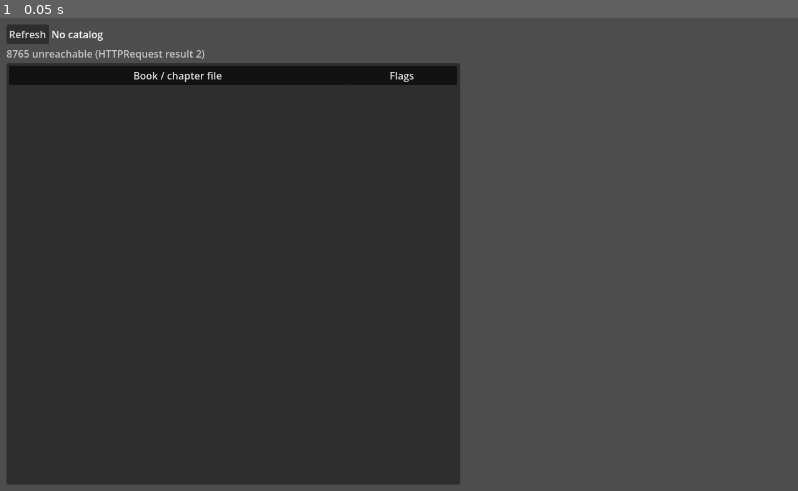
Above: before the commit, frame 1.
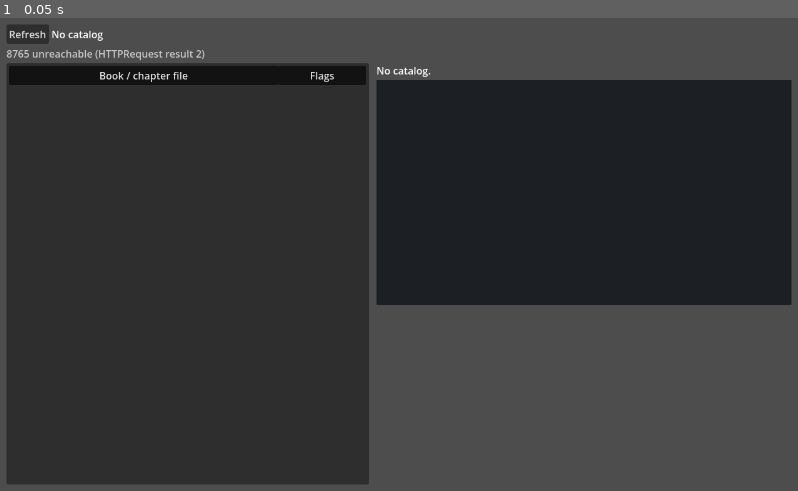
Above: after the commit, the same moment.

Repository: SmokesBowls/godotnew
Game: Godot game, scene res://main.tscn
Same seed, same stepped clock (60 frames per second), same inputs: the game is played once before the commit and once after it.
Inputs:
- Up to frame 1 (0.05 s): no input

The runs differ from the first frame. In frame 1, 25% of the frame differs, in the area x 12-100%, y 9-99%.

Commit message:
feat: S03a draw a chapter candidate's entities as placeholder capsules
Harvested from the Semantic donor (spawn, disk hydration, SemanticActor,
capsule fallback) without its 5x5 debug remap, Boot, 8080 or terrain.
Selecting a chapter fetches /chapters/extraction and /assets/active from
8765; a CANDIDATE's first game scene is drawn with positions exactly as
supplied, labelled placeholder layout. No candidate -> nothing drawn;
no asset pack -> labelled built-in capsules. tests/s03a_check.py covers
both against a fixture 8765.

Co-Authored-By: Claude Opus 5.5 <noreply@anthropic.com>

Diff:
--- a/main.gd
+++ b/main.gd
@@ -3,21 +3,31 @@
 ## chapter, its Mettaext extraction (GET 8765 /chapters/extraction) labelled as a candidate (M01c).
 ## No cache: the list is fetched when the selector opens and on every Refresh, and cleared on any
 ## failure so a stale list is never shown as current. Godot decides nothing about the catalog.
+## S03a: a candidate's first game scene is drawn in a static 3D view as placeholder capsules, styled
+## by the active asset pack (GET 8765 /assets/active). Missing extraction and missing asset pack are
+## separate states: no candidate -> nothing drawn; no pack -> labelled built-in capsules.
 
 const DEFAULT_BASE_URL := "http://127.0.0.1:8765"
 const CATALOG_PATH := "/chapters/catalog"
 const EXTRACTION_PATH := "/chapters/extraction"
+const ASSETS_PATH := "/assets/active"
 const FLAG_COLOR := Color(1.0, 0.72, 0.3)
 
 var base_url: String = OS.get_environment("ENGAIN_TIER1_URL") if OS.has_environment("ENGAIN_TIER1_URL") else DEFAULT_BASE_URL
 var _selftest := OS.get_cmdline_user_args().has("--selftest")
 ## --extract-check=<catalog_id>: with --selftest, also fetch that chapter's extraction and print it.
 var _extract_check := ""
+## --screenshot=<png path>: with --extract-check, save the window once the scene is drawn (needs a display).
+var _screenshot := ""
 
 var _http: HTTPRequest
 var _xhttp: HTTPRequest  # extraction requests; separate so a catalog refresh never collides
 var _x_catalog_id := ""
 var _x_entry_text := ""
+var _x_reply: Variant = null  # {code, data} of the current selection's extraction answer
+var _a_reply: Variant = null  # resolved asset pack for the current selection
+var _ahttp: HTTPRequest
+var _scene_view: Node
 var _summary: Label
 var _status: Label
 var _refresh: Button
@@ -35,9 +45,15 @@
 	_xhttp.timeout = 15.0
 	add_child(_xhttp)
 	_xhttp.request_completed.connect(_on_extraction_completed)
+	_ahttp = HTTPRequest.new()
+	_ahttp.timeout = 15.0
+	add_child(_ahttp)
+	_ahttp.request_completed.connect(_on_assets_completed)
 	for arg in OS.get_cmdline_user_args():
 		if arg.begins_with("--extract-check="):
 			_extract_check = arg.trim_prefix("--extract-check=")
+		elif arg.begins_with("--screenshot="):
+			_screenshot = arg.trim_prefix("--screenshot=")
 	refresh()
 
 
@@ -98,6 +114,7 @@
 		Time.get_time_string_from_system(), base_url, CATALOG_PATH, vault.get("root", "?"),
 		(vault.get("authority_fields", {}) as Dictionary).get("root", "?")]
 	_detail.text = "Select a chapter file to see its catalog entry."
+	_scene_view.show_message("Select a chapter to view its extracted entities.")
 
 	if _selftest:
 		var ok := shown == int(catalog.get("chapter_count", -1))
@@ -115,6 +132,7 @@
 	_summary.text = "No catalog"
 	_status.text = message
 	_detail.text = ""
+	_scene_view.show_message("No catalog.")
 	if _selftest:
 		print("[selftest] FAIL: ", message)
 		get_tree().quit(1)
@@ -141,20 +159,32 @@
 
 func _request_extraction(catalog_id: String) -> void:
 	_xhttp.cancel_request()  # a newer selection replaces any request still in flight
+	_ahttp.cancel_request()
 	_x_catalog_id = catalog_id
+	_x_reply = null
+	_a_reply = null
+	_scene_view.show_message("Loading %s ..." % catalog_id)
+	if _ahttp.request(base_url + ASSETS_PATH) != OK:
+		_a_reply = {"ok": false, "problems": ["could not start /assets/active request"]}
 	_detail.text = _x_entry_text + "\n\n[b]Mettaext extraction[/b]\nLoading ..."
 	var err := _xhttp.request("%s%s?catalog_id=%s" % [base_url, EXTRACTION_PATH, catalog_id.uri_encode()])
 	if err != OK:
 		_show_extraction("[color=#ff8080]Could not start request (error %d)[/color]" % err)
+		_x_reply = {"code": 0, "data": {"extraction": "request_not_started"}}
+		_try_render()
 
 
 func _on_extraction_completed(result: int, code: int, _headers: PackedStringArray, body: PackedByteArray) -> void:
 	if result != HTTPRequest.RESULT_SUCCESS:
 		_show_extraction("[color=#ff8080]8765 unreachable (HTTPRequest result %d)[/color]" % result)
+		_x_reply = {"code": 0, "data": {"extraction": "8765 unreachable"}}
+		_try_render()
 		return
 	var data: Variant = JSON.parse_string(body.get_string_from_utf8())
 	if not data is Dictionary:
 		_show_extraction("[color=#ff8080]HTTP %d: response is not a JSON object[/color]" % code)
+		_x_reply = {"code": code, "data": {"extraction": "invalid response"}}
+		_try_render()
 		return
 	var d: Dictionary = data
 	if str(d.get("catalog_id", _x_catalog_id)) != _x_catalog_id:
@@ -181,9 +211,51 @@
 		_:
 			lines.append("[color=#ff8080]HTTP %d: %s[/color]" % [code, str(d.get("extraction", d.get("message", "error")))])
 	_show_extraction("\n".join(lines))
+	_x_reply = {"code": code, "data": d}
+	_try_render()
+
+
+func _on_assets_completed(result: int, code: int, _headers: PackedStringArray, body: PackedByteArray) -> void:
+	var data: Variant = JSON.parse_string(body.get_string_from_utf8()) if result == HTTPRequest.RESULT_SUCCESS else null
+	var pack: Dictionary = (data as Dictionary).get("asset_pack", {}) if data is Dictionary else {}
+	if result != HTTPRequest.RESULT_SUCCESS:
+		_a_reply = {"ok": false, "problems": ["8765 unreachable (HTTPRequest result %d)" % result]}
+	elif code == 200 and pack.get("status") == "ok" and pack.get("manifest") is Dictionary:
+		_a_reply = {"ok": true, "pack_id": pack.get("asset_pack_id"), "manifest": pack["manifest"]}
+	else:
+		var problems: Array = pack.get("problems", []) if not pack.is_empty() else ["HTTP %d from %s" % [code, ASSETS_PATH]]
+		_a_reply = {"ok": false, "problems": problems}
+	_try_render()
+
+
+## Draws only when both answers for the current selection are in. Only a candidate is drawn.
+func _try_render() -> void:
+	if _x_reply == null or _a_reply == null:
+		return
+	var code: int = _x_reply.code
+	var d: Dictionary = _x_reply.data
+	var state := str(d.get("extraction", ""))
+	var scenes: Dictionary = d.get("game_scenes", {}) if state == "candidate" else {}
+	var stats := {}
+	if scenes.is_empty():
+		_scene_view.show_message("[color=#ff8080][b]No scene drawn[/b][/color] — extraction %s (HTTP %d). Nothing here is accepted or placed." % [
+			state if not state.is_empty() else "unavailable", code])
+	else:
+		var keys := scenes.keys()
+		keys.sort()
+		# shortcut: draws the first game scene only (every current chapter has one); add a scene picker when one has more.
+		var label := "%s%s" % [keys[0], "  (1 of %d scenes)" % keys.size() if keys.size() > 1 else ""]
+		stats = _scene_view.render(scenes[keys[0]], label, _a_reply)
 	if _selftest and not _extract_check.is_empty():
-		var scene_count := (d.get("game_scenes", {}) as Dictionary).size()
-		print("[selftest] extraction catalog_id=%s http=%d state=%s scenes=%d" % [_x_catalog_id, code, state, scene_count])
+		print("[selftest] extraction catalog_id=%s http=%d state=%s scenes=%d" % [_x_catalog_id, code, state, scenes.size() if state == "candidate" else (d.get("game_scenes", {}) as Dictionary).size()])
+		print("[selftest] render actors=%d assets=%s ids=%s skipped_missing_position=%d" % [
+			_scene_view.actor_count(), str(_a_reply.get("pack_id")) if _a_reply.ok else "unavailable",
+			",".join(PackedStringArray(stats.get("ids", []))), int(stats.get("skipped_missing_position", 0))])
+		if not _screenshot.is_empty():
+			for i in 4:
+				await RenderingServer.frame_post_draw
+			var err := get_viewport().get_texture().get_image().save_png(_screenshot)
+			print("[selftest] screenshot %s %s" % [_screenshot, "saved" if err == OK else "FAILED %d" % err])
 		get_tree().quit(0 if code in [200, 404] else 1)
 
 
@@ -270,9 +342,19 @@
 	_tree.item_selected.connect(_on_item_selected)
 	split.add_child(_tree)
 
+	var right := VSplitContainer.new()
+	right.size_flags_horizontal = Control.SIZE_EXPAND_FILL
+	right.size_flags_stretch_ratio = 1.6
+	split.add_child(right)
+	_scene_view = preload("res://scene_view.gd").new()
+	_scene_view.size_flags_vertical = Control.SIZE_EXPAND_FILL
+	_scene_view.size_flags_stretch_ratio = 1.4
+	right.add_child(_scene_view)
+
 	_detail = RichTextLabel.new()
 	_detail.bbcode_enabled = true
 	_detail.selection_enabled = true
 	_detail.size_flags_horizontal = Control.SIZE_EXPAND_FILL
-	_detail.custom_minimum_size = Vector2(420, 0)
-	split.add_child(_detail)
+	_detail.custom_minimum_size = Vector2(420, 160)
+	_detail.size_flags_vertical = Control.SIZE_EXPAND_FILL
+	right.add_child(_detail)
--- /dev/null
+++ b/scene_view.gd
@@ -0,0 +1,150 @@
+extends VBoxContainer
+## S03a static scene view: renders one Mettaext candidate scene's entities as placeholder capsules.
+## Display only. Never talks to 8080; positions are shown exactly as supplied (Pass 5 synthetic
+## layout), labelled as placeholder layout; no terrain or environment is inferred from the text.
+## Spawn/hydrate logic harvested from the Semantic donor (Main.gd _spawn_bridge_entity,
+## hydrate_from_snapshot_payload, _disk_position_dict).
+
+const ActorScene := preload("res://semantic_actor.tscn")
+const PLACEMENT_NOTE := "placeholder layout — not narrative placement (positions as supplied by the extraction)"
+
+var _banner: RichTextLabel
+var _actors: Node3D
+var _camera: Camera3D
+
+
+func _ready() -> void:
+	_banner = RichTextLabel.new()
+	_banner.bbcode_enabled = true
+	_banner.fit_content = true
+	_banner.scroll_active = false
+	add_child(_banner)
+
+	var container := SubViewportContainer.new()
+	container.stretch = true
+	container.size_flags_vertical = Control.SIZE_EXPAND_FILL
+	container.custom_minimum_size = Vector2(0, 240)
+	add_child(container)
+	var vp := SubViewport.new()
+	vp.own_world_3d = true  # this view's world is never shared with anything else
+	container.add_child(vp)
+
+	var env := Environment.new()
+	env.background_mode = Environment.BG_COLOR
+	env.background_color = Color(0.11, 0.12, 0.14)
+	env.ambient_light_source = Environment.AMBIENT_SOURCE_COLOR
+	env.ambient_light_color = Color(0.6, 0.6, 0.65)
+	var world_env := WorldEnvironment.new()
+	world_env.environment = env
+	vp.add_child(world_env)
+	var sun := DirectionalLight3D.new()
+	sun.rotation_degrees = Vector3(-50, -30, 0)
+	vp.add_child(sun)
+	_camera = Camera3D.new()
+	_camera.fov = 50
+	vp.add_child(_camera)
+	_actors = Node3D.new()
+	_actors.name = "Actors"
+	vp.add_child(_actors)
+	show_message("Select a chapter to view its extracted entities.")
+
+
+## No scene is rendered: clears every actor so nothing previous looks current.
+func show_message(bbcode: String) -> void:
+	_clear()
+	_banner.text = bbcode
+
+
+## scene: one game scene from the candidate. assets: {ok, pack_id, manifest, problems}.
+## Returns counts for the self-test.
+func render(scene: Dictionary, scene_label: String, assets: Dictionary) -> Dictionary:
+	_clear()
+	var manifest: Dictionary = assets.get("manifest", {}) if assets.get("ok", false) else {}
+	var stats := {"spawned": 0, "skipped_empty_id": 0, "skipped_duplicate": 0,
+		"skipped_missing_position": 0, "unsupported_mode": 0, "ids": []}
+	var seen := {}
+	var lo := Vector3(INF, INF, INF)
+	var hi := -lo
+	for e in scene.get("entities", []):
+		if not e is Dictionary:
+			stats.skipped_empty_id += 1
+			continue
+		var eid := str(e.get("entity_id", e.get("id", "")))
+		if eid.is_empty():
+			stats.skipped_empty_id += 1
+			continue
+		if seen.has(eid):
+			stats.skipped_duplicate += 1
+			continue
+		var p := _position_dict(e)
+		if p.is_empty():
+			stats.skipped_missing_position += 1  # never invent a position
+			continue
+		seen[eid] = true
+		var style := _resolve_style(manifest, eid, str(e.get("type", e.get("entity_type", "unknown"))))
+		if str(style.get("mode", "procedural_capsule")) != "procedural_capsule":
+			stats.unsupported_mode += 1  # S03a renders capsules only; the actor still shows
+		var pos := Vector3(float(p.get("x", 0.0)), float(p.get("y", 0.0)), float(p.get("z", 0.0)))
+		var actor := ActorScene.instantiate()
+		actor.name = eid.validate_node_name()
+		_actors.add_child(actor)
+		actor.apply_entity_data(eid, e, pos, style)
+		lo = lo.min(pos)
+		hi = hi.max(pos)
+		stats.spawned += 1
+		(stats.ids as Array).append(eid)
+
+	if stats.spawned > 0:
+		_frame(lo, hi)
+	var lines := PackedStringArray([
+		"[color=#ffb84d][b]CANDIDATE — not accepted[/b][/color]   %s   %d entities shown" % [scene_label, stats.spawned],
+		"[color=#ffb84d]%s[/color]" % PLACEMENT_NOTE,
+	])
+	if assets.get("ok", false):
+		lines.append("assets: pack [b]%s[/b] from 8765 /assets/active" % str(assets.get("pack_id", "?")))
+	else:
+		lines.append("[color=#ff8080]asset pack unavailable[/color] — built-in capsule fallback, not from any manifest (%s)" % "; ".join(PackedStringArray(assets.get("problems", []))))
+	var skipped := int(stats.skipped_empty_id) + int(stats.skipped_duplicate) + int(stats.skipped_missing_position)
+	if skipped > 0 or int(stats.unsupported_mode) > 0:
+		lines.append("not shown: %d without id, %d duplicate, %d without position;  %d with a non-capsule asset mode drawn as capsules" % [
+			stats.skipped_empty_id, stats.skipped_duplicate, stats.skipped_missing_position, stats.unsupported_mode])
+	_banner.text = "\n".join(lines)
+	return stats
+
+
+## Donor resolution order: entities[id] -> types[type] -> fallback.entity -> built-in capsule.
+func _resolve_style(manifest: Dictionary, eid: String, etype: String) -> Dictionary:
+	for cfg in [(manifest.get("entities", {}) as Dictionary).get(eid, {}),
+			(manifest.get("types", {}) as Dictionary).get(etype, {}),
+			(manifest.get("fallback", {}) as Dictionary).get("entity", {})]:
+		if cfg is Dictionary and not (cfg as Dictionary).is_empty():
+			return cfg
+	return {}
+
+
+## Accepts position as {x,y,z} or [x,y,z], or transform.position in either form (donor _disk_position_dict).
+func _position_dict(e: Dictionary) -> Dictionary:
+	for v: Variant in [e.get("position"), (e.get("transform", {}) as Dictionary).get("position") if e.get("transform") is Dictionary else null]:
+		if v is Dictionary:
+			return v
+		if v is Array and (v as Array).size() >= 3:
+			return {"x": v[0], "y": v[1], "z": v[2]}
+	return {}
+
+
+## Camera only: frames whatever was supplied, moves no entity.
+func _frame(lo: Vector3, hi: Vector3) -> void:
+	var center := (lo + hi) * 0.5 + Vector3(0, 1, 0)
+	var extent := maxf((hi - lo).length(), 4.0)
+	_camera.position = center + Vector3(0, extent * 0.2 + 2.0, extent * 0.55 + 4.0)
+	_camera.look_at(center)
+
+
+func _clear() -> void:
+	for child in _actors.get_children():
+		_actors.remove_child(child)
+		child.queue_free()
+
+
+func actor_count() -> int:
+	return _actors.get_child_count()
--- /dev/null
+++ b/semantic_actor.gd
@@ -0,0 +1,39 @@
+extends Node3D
+## One extracted entity as a placeholder capsule (S03a). Harvested from the Semantic donor's
+## scripts/SemanticActor.gd + _spawn_bridge_entity capsule fallback. The donor's 5x5 debug remap
+## is NOT carried over: the node sits exactly at the position the extraction supplied.
+
+const DEFAULT_COLOR := Color(0.2, 0.6, 1.0)
+const DEFAULT_SCALE := Vector3(0.5, 1.8, 0.5)  # x = capsule radius, y = capsule height (donor defaults)
+
+
+## eid/data come from the extraction; style is the resolved asset config (may be empty).
+func apply_entity_data(eid: String, data: Dictionary, pos: Vector3, style: Dictionary) -> void:
+	position = pos
+	set_meta("entity_id", eid)
+	set_meta("entity_type", str(data.get("type", "unknown")))
+	set_meta("supplied_position", pos)
+
+	var scale_v := DEFAULT_SCALE
+	var s: Variant = style.get("scale")
+	if s is Array and (s as Array).size() >= 3:
+		scale_v = Vector3(float(s[0]), float(s[1]), float(s[2]))
+	var color := DEFAULT_COLOR
+	var c: Variant = style.get("color")
+	if c is Array and (c as Array).size() >= 3:
+		color = Color(float(c[0]), float(c[1]), float(c[2]))
+
+	var mesh := CapsuleMesh.new()
+	mesh.radius = scale_v.x
+	mesh.height = maxf(scale_v.y, 2.0 * scale_v.x)  # Godot requires height >= 2 * radius
+	var mat := StandardMaterial3D.new()
+	mat.albedo_color = color
+	var body := $Body as MeshInstance3D
+	body.mesh = mesh
+	body.material_override = mat
+	body.position.y = mesh.height * 0.5  # presentation only: capsule stands on the supplied point
+
+	var label := $Name as Label3D
+	var name_text := str(data.get("name", eid))
+	label.text = name_text if name_text.to_lower() == eid.to_lower() else "%s\nid=%s" % [name_text, eid]
+	label.position.y = mesh.height + 0.6
--- /dev/null
+++ b/semantic_actor.tscn
@@ -0,0 +1,16 @@
+[gd_scene load_steps=2 format=3]
+
+[ext_resource type="Script" path="res://semantic_actor.gd" id="1"]
+
+[node name="SemanticActor" type="Node3D"]
+script = ExtResource("1")
+
+[node name="Body" type="MeshInstance3D" parent="."]
+
+[node name="Name" type="Label3D" parent="."]
+billboard = 1
+no_depth_test = true
+fixed_size = true
+pixel_size = 0.0012
+font_size = 24
+outline_size = 10
